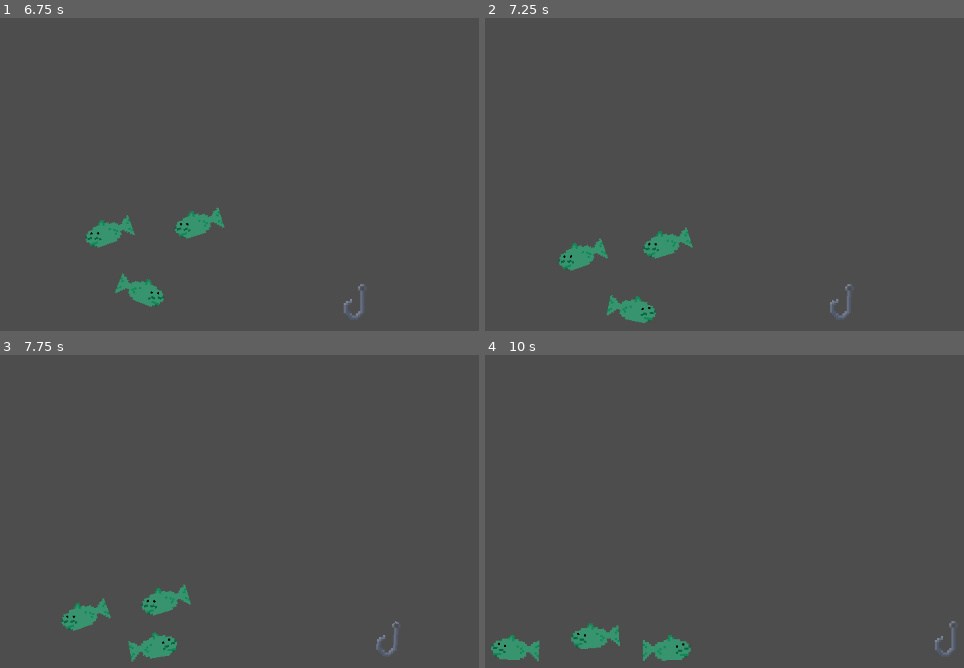
Above: before the commit, frames 1-4 (two rows, left to right).
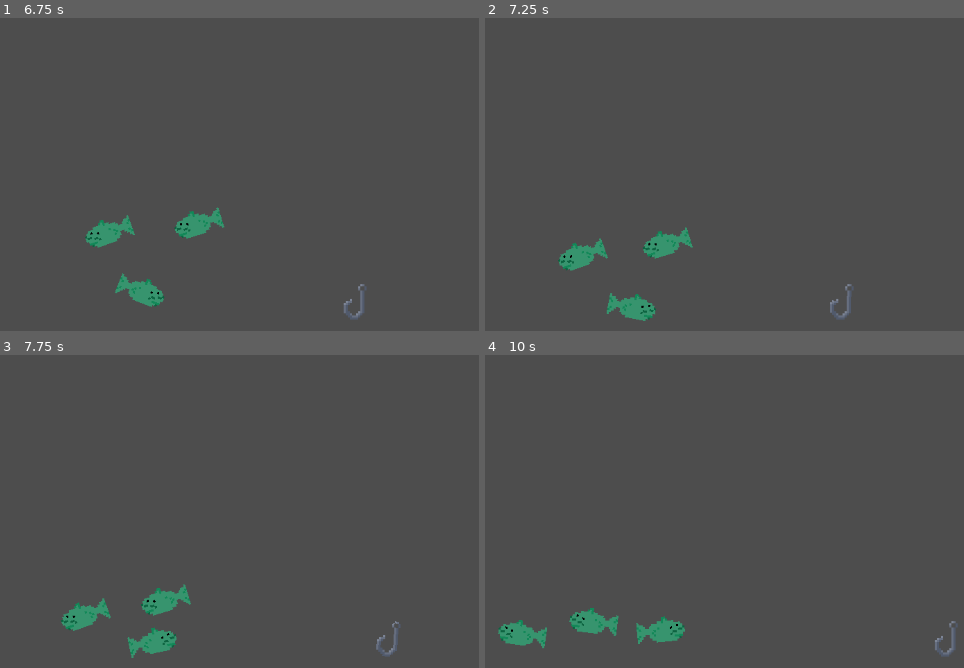
Above: after the commit, the same moments.

Repository: jem557/wizard-fishing
Game: Godot game, scene res://Main.tscn
Two runs of this game, one before a commit and one after it. Both use one fixed random seed, a clock stepped at 60 frames per second and the inputs below.
Inputs:
- Up to frame 1 (6.75 s): hold D (right) 0.53-1.28 s; hold Ctrl (lower) 0.53-1.28 s; hold A (left) 1.28-2.03 s; tap Space (reel) every 1.5 s from 1.35 to 5.85 s; hold Ctrl (lower) 2.03-2.78 s; hold D (right) 2.03-3.53 s; hold Ctrl (lower) 3.53-4.28 s; hold A (left) 3.53-5.78 s; hold Ctrl (lower) 5.03-5.78 s; hold D (right) from 5.78 s (still down); hold Ctrl (lower) from 6.53 s (still down)
- Up to frame 2 (7.25 s): keep holding D (right); keep holding Ctrl (lower)
- Up to frame 3 (7.75 s): keep holding D (right); release Ctrl (lower) at 7.28 s; tap Space (reel) at 7.35 s
- Up to frame 4 (10 s): release D (right) at 8.03 s; hold Ctrl (lower) 8.03-8.78 s; hold A (left) 8.03-9.53 s; tap Space (reel) at 8.85 s; hold D (right) from 9.53 s (still down); hold Ctrl (lower) from 9.53 s (still down)

Frame 1 is identical in both runs. In frame 2, 0.3% of the frame differs, in the area x 25-36%, y 87-98%; in frame 3, 0.4%; in frame 4, 2.9%, in the area x 1-44%, y 80-98%.

Commit message:
adjustments

Diff:
--- a/Main.tscn
+++ b/Main.tscn
@@ -1,6 +1,6 @@
 [gd_scene format=3 uid="uid://cgwamnymj8he8"]
 
-[ext_resource type="PackedScene" uid="uid://d0mmnss6n6gx" path="res://Scenes/Carp.tscn" id="1_uu6xs"]
+[ext_resource type="PackedScene" uid="uid://d0mmnss6n6gx" path="res://Scenes/carp.tscn" id="1_uu6xs"]
 [ext_resource type="PackedScene" uid="uid://b1k4agqlo0icn" path="res://Scenes/Standard_Hook.tscn" id="2_r0du0"]
 
 [sub_resource type="WorldBoundaryShape2D" id="WorldBoundaryShape2D_pq8q7"]
--- /dev/null
+++ b/Resources/AttachPoint.gd
@@ -0,0 +1,6 @@
+class_name AttachPoint
+extends Resource
+
+@export var name: String = ""
+@export var pos : Vector2 = Vector2.ZERO
+@export var color : Color = Color.RED
--- a/Scenes/carp.tscn
+++ b/Scenes/carp.tscn
@@ -3,14 +3,29 @@
 [ext_resource type="Script" uid="uid://bmle53grg1ns0" path="res://Scripts/Components/Movement Component.gd" id="1_p6g6f"]
 [ext_resource type="Texture2D" uid="uid://dj5s5jhm2mbhr" path="res://Sprites/Fish_Test.png" id="2_4ime7"]
 [ext_resource type="Script" uid="uid://vwqptnps22e1" path="res://Scripts/Components/Behavior Component.gd" id="4_b7djs"]
+[ext_resource type="Script" uid="uid://0kchsj3yn6ma" path="res://Scripts/States/Fish States/FishIdle.gd" id="4_h07dj"]
 [ext_resource type="Script" uid="uid://fwxqev8s5ye5" path="res://Scripts/Components/Detection Component.gd" id="5_mwdad"]
 [ext_resource type="Script" uid="uid://4bnomx5htv07" path="res://Scripts/States/Fish States/Fish Wander.gd" id="6_t3lfn"]
 [ext_resource type="Script" uid="uid://db5qeteg1cfmx" path="res://Scripts/Classes/State Machine.gd" id="6_v5qca"]
 [ext_resource type="Script" uid="uid://cfua2gsci1mca" path="res://Scripts/Components/AttachmentComponent.gd" id="7_t3lfn"]
+[ext_resource type="Script" uid="uid://26dtgakl2hiq" path="res://Resources/AttachPoint.gd" id="8_6knf2"]
 
 [sub_resource type="CapsuleShape2D" id="CapsuleShape2D_b7djs"]
 radius = 4.0
 height = 22.0
+
+[sub_resource type="Resource" id="Resource_h07dj"]
+script = ExtResource("8_6knf2")
+name = "left"
+pos = Vector2(-6, 1)
+metadata/_custom_type_script = "uid://26dtgakl2hiq"
+
+[sub_resource type="Resource" id="Resource_axd6t"]
+script = ExtResource("8_6knf2")
+name = "right"
+pos = Vector2(6, 1)
+color = Color(0.4, 0.88235295, 0, 1)
+metadata/_custom_type_script = "uid://26dtgakl2hiq"
 
 [node name="Carp" type="CharacterBody2D" unique_id=105487856]
 z_index = 1
@@ -24,41 +39,47 @@
 rotation = 1.5707964
 shape = SubResource("CapsuleShape2D_b7djs")
 
-[node name="StateMachine" type="Node" parent="." unique_id=920288971 node_paths=PackedStringArray("initial_state", "body", "sprite", "detection_component", "movement_component", "behavior_component")]
+[node name="StateMachine" type="Node" parent="." unique_id=920288971 node_paths=PackedStringArray("initial_state", "body", "sprite", "detection_component", "movement_component", "behavior_component", "attachment_component")]
 script = ExtResource("6_v5qca")
 initial_state = NodePath("FishWander")
 body = NodePath("..")
 sprite = NodePath("../Sprite")
-detection_component = NodePath("../Components/DetectionComponent")
-movement_component = NodePath("../Components/MovementComponent")
-behavior_component = NodePath("../Components/BehaviorComponent")
+detection_component = NodePath("../DetectionComponent")
+movement_component = NodePath("../MovementComponent")
+behavior_component = NodePath("../BehaviorComponent")
+attachment_component = NodePath("../AttachmentComponent")
 metadata/_custom_type_script = "uid://db5qeteg1cfmx"
 
 [node name="FishWander" type="Node" parent="StateMachine" unique_id=492781893]
 script = ExtResource("6_t3lfn")
 metadata/_custom_type_script = "uid://4bnomx5htv07"
 
-[node name="Components" type="Node" parent="." unique_id=2000106243]
+[node name="FishIdle" type="Node" parent="StateMachine" unique_id=478780009]
+script = ExtResource("4_h07dj")
+metadata/_custom_type_script = "uid://0kchsj3yn6ma"
 
-[node name="MovementComponent" type="Node" parent="Components" unique_id=123075426]
+[node name="MovementComponent" type="Node" parent="." unique_id=123075426]
 script = ExtResource("1_p6g6f")
 speed = 25.0
 acceleration = 5.0
 deceleration = 100.0
 metadata/_custom_type_script = "uid://bmle53grg1ns0"
 
-[node name="BehaviorComponent" type="Node" parent="Components" unique_id=479443516]
+[node name="BehaviorComponent" type="Node" parent="." unique_id=479443516]
 script = ExtResource("4_b7djs")
 metadata/_custom_type_script = "uid://vwqptnps22e1"
 
-[node name="DetectionComponent" type="Node2D" parent="Components" unique_id=1736351186]
+[node name="DetectionComponent" type="Node2D" parent="." unique_id=1736351186]
+z_index = 1
 script = ExtResource("5_mwdad")
 has_rays = true
 has_hook_area = true
-mouth_right_pos = Vector2(6, 1)
-mouth_left_pos = Vector2(-6, 1)
 metadata/_custom_type_script = "uid://fwxqev8s5ye5"
 
-[node name="AttachmentComponent" type="Node2D" parent="Components" unique_id=264521357]
+[node name="AttachmentComponent" type="Node2D" parent="." unique_id=264521357]
+z_index = 10
 script = ExtResource("7_t3lfn")
+show_debug = true
+debug_size = 0.2
+attach_points = Array[ExtResource("8_6knf2")]([SubResource("Resource_h07dj"), SubResource("Resource_axd6t")])
 metadata/_custom_type_script = "uid://cfua2gsci1mca"
--- a/Scripts/Classes/State Machine.gd
+++ b/Scripts/Classes/State Machine.gd
@@ -12,6 +12,7 @@
 @export var movement_component : MovementComponent
 @export var behavior_component : BehaviorComponent
 @export var input_component : InputComponent
+@export var attachment_component : AttachmentComponent
 
 var current_state : State
 
@@ -36,6 +37,7 @@
 		current_state.Physics_Update(delta)
 
 func on_child_transition(state, new_state_name):
+	print(state, new_state_name)
 	if state != current_state:
 		return
 
@@ -55,4 +57,12 @@
 			movement_component.body = body
 			movement_component.sprite = sprite
 		if behavior_component:
+			behavior_component.rays = detection_component.rays
+			behavior_component.areas = detection_component.areas
 			behavior_component.body = body
+		if attachment_component:
+			attachment_component.body = body
+			if detection_component:
+				attachment_component._gen_AP()
+				detection_component.AP = attachment_component.get_children()
+				detection_component.initialize()
--- a/Scripts/Classes/State.gd
+++ b/Scripts/Classes/State.gd
@@ -3,7 +3,7 @@
 
 signal Transitioned
 
-func Enter(_Body):
+func Enter(Parent : StateMachine):
 	pass
 
 func Exit():
--- a/Scripts/Components/AttachmentComponent.gd
+++ b/Scripts/Components/AttachmentComponent.gd
@@ -3,23 +3,27 @@
 extends Node2D
 
 @export_group("Attachment Point Parameters")
-@export var attach_point : Array [Vector2]
+@export var show_debug : bool
+@export var debug_size : float = 1.0
+@export var attach_points : Array[AttachPoint]
 
 var body
 
-func _process(delta: float) -> void:
+func _process(_delta: float) -> void:
 	if Engine.is_editor_hint():
 		queue_redraw()
 
 func _gen_AP():
-	for i in attach_point:
+	for i in attach_points:
 		var AP = Node2D.new()
-		AP.position = i
 		add_child(AP)
+		AP.position = i.pos
+		AP.name = i.name
 
-func _attach(body, AP):
+func _attach(AP):
 	pass
 
 func _draw() -> void:
-	for i in attach_point:
-		draw_circle(i, 1, Color(0.0, 0.0, 0.902, 1.0))
+	if show_debug and Engine.is_editor_hint():
+		for i in attach_points:
+			draw_circle(i.pos, debug_size, i.color)
--- a/Scripts/Components/Behavior Component.gd
+++ b/Scripts/Components/Behavior Component.gd
@@ -1,32 +1,25 @@
 class_name BehaviorComponent
 extends Node
-
-@export_range(0, 10) var fear : int = 5
-@export var predator : bool
 
 var body
 var move_dir : Vector2 = Vector2.ZERO
 var moving : bool = false
 var hooked : bool = false
-var dtcomp_rays : Array
+var rays : Array
+var areas : Array
 
-func _roam(detection_component: DetectionComponent) -> void:
-	if dtcomp_rays.is_empty():
-		for child in detection_component.get_children():
-			if child is RayCast2D:
-				dtcomp_rays.append(child)
+func _roam() -> void:
 	moving = body.velocity != Vector2.ZERO
 	var avoid : Vector2 = Vector2.ZERO
-	for ray : RayCast2D in dtcomp_rays:
+	for ray : RayCast2D in rays:
 		if ray.is_colliding():
 			avoid += ray.get_collision_normal()
 	if avoid != Vector2.ZERO:
 		var spread := randf_range(-PI / 4, PI / 4)
 		move_dir = avoid.normalized().rotated(spread)
-	else:
-		if not moving:
-			var angle = randf_range(0, TAU)
-			move_dir = Vector2(cos(angle), sin(angle))
+	elif not moving:
+		var angle = randf_range(0, TAU)
+		move_dir = Vector2(cos(angle), sin(angle))
 
 func _findpack()->void:
 	pass
--- a/Scripts/Components/Detection Component.gd
+++ b/Scripts/Components/Detection Component.gd
@@ -4,15 +4,7 @@
 
 @export var has_rays : bool
 @export var has_hook_area : bool
-
-@export_group("Mouth Variables & Debug")
 @export var hook_area_size : float = 3 : set = _set_hook_area_size
-@export_subgroup("Right")
-@export var mouth_right_pos : Vector2
-@export var right_debug_color : Color = Color(0.0, 0.716, 0.0, 1.0)
-@export_subgroup("Left")
-@export var mouth_left_pos : Vector2
-@export var left_debug_color : Color = Color(0.76, 0.561, 0.906, 1.0)
 
 @export_group("Ray Sizes")
 @export var ray_length_up : float = 15 : set = _set_ray_up
@@ -20,19 +12,19 @@
 @export var ray_length_left : float = 20 : set = _set_ray_left
 @export var ray_length_right : float = 20 : set = _set_ray_right
 
-func _process(_delta: float) -> void:
-	queue_redraw()
+var AP : Array
+var areas : Array
+var rays : Array
 
 func _ready() -> void:
+	if Engine.is_editor_hint():
+		initialize()
+
+func initialize():
 	if has_rays:
 		_rebuild_rays()
 	if has_hook_area:
-		_rebuild_Hook_areas(mouth_right_pos, mouth_left_pos)
-
-func _draw()->void:
-	if Engine.is_editor_hint():
-		draw_circle(mouth_left_pos, .5, left_debug_color, true)
-		draw_circle(mouth_right_pos, .5, right_debug_color, true)
+		_rebuild_Hook_areas(AP)
 
 #region Ray Functions
 
@@ -58,6 +50,7 @@
 	for child in get_children():
 		if child is RayCast2D:
 			child.queue_free()
+			rays.clear()
 	_add_ray(Vector2.RIGHT, ray_length_right, "ray_right")
 	_add_ray(Vector2.LEFT, ray_length_left, "ray_left")
 	_add_ray(Vector2.UP, ray_length_up, "ray_up")
@@ -68,6 +61,7 @@
 	ray.target_position = direction * length
 	ray.name = ray_name
 	add_child(ray)
+	rays.append(ray)
 
 #endregion
 
@@ -76,44 +70,42 @@
 func _set_hook_area_size(val : float) -> void:
 	hook_area_size = val
 	if Engine.is_editor_hint():
-		_rebuild_Hook_areas(mouth_right_pos, mouth_left_pos)
+		_rebuild_Hook_areas(AP)
 
 func _create_hook_shape() -> CircleShape2D:
 	var circle = CircleShape2D.new()
 	circle.radius = hook_area_size
 	return circle
 
-func _rebuild_Hook_areas(right : Vector2, left : Vector2):
+func _rebuild_Hook_areas(Attach_point : Array):
 	for child in get_children():
 		if child is Area2D and child.is_in_group("hook_area"):
 			child.queue_free()
-	_add_hook_area(right, "hook_right")
-	_add_hook_area(left, "hook_left")
+			areas.clear()
+	for i in Attach_point:
+		_add_hook_area(i.position, "area_" + i.name)
 
 func _add_hook_area(location : Vector2, area_name : String):
 	var area := Area2D.new()
 	var collisionshape := CollisionShape2D.new()
 	var circle = _create_hook_shape()
+	add_child(area)
+	areas.append(area)
 	area.name = area_name
 	area.position = location
 	collisionshape.shape = circle
-	add_child(area)
 	area.add_child(collisionshape)
 	area.add_to_group("hook_area")
 
 func _toggle_hook_area(area_name : String, enable: bool):
-	var detectors = get_children()
-	var areas : Array
-	for detector in detectors:
-		if detector is Area2D:
-			areas.append(detector)
-	for i : Area2D in areas:
-		if i.name == area_name:
-			i.monitoring = enable
-			var col : CollisionShape2D = i.get_child(0)
-			if i.monitoring:
-				col.debug_color = Color(0.002, 8.753, 11.287, 0.533)
-			else:
-				col.debug_color = Color(15.089, 0.0, 0.0, 0.38)
+	if areas:
+		for i : Area2D in areas:
+			if i.name == area_name:
+				i.monitoring = enable
+				var col : CollisionShape2D = i.get_child(0)
+				if i.monitoring:
+					col.debug_color = Color(0.002, 8.753, 11.287, 0.533)
+				else:
+					col.debug_color = Color(15.089, 0.0, 0.0, 0.38)
 
 #endregion
--- a/Scripts/Components/Movement Component.gd
+++ b/Scripts/Components/Movement Component.gd
@@ -39,9 +39,9 @@
 func _flip(dtcomp : DetectionComponent) -> void:
 	if body.velocity.x > 0:
 		sprite.flip_h = false
-		dtcomp._toggle_hook_area("hook_left", false)
-		dtcomp._toggle_hook_area("hook_right", true)
+		dtcomp._toggle_hook_area("area_left", false)
+		dtcomp._toggle_hook_area("area_right", true)
 	elif body.velocity.x < 0:
 		sprite.flip_h = true
-		dtcomp._toggle_hook_area("hook_left", true)
-		dtcomp._toggle_hook_area("hook_right", false)
+		dtcomp._toggle_hook_area("area_left", true)
+		dtcomp._toggle_hook_area("area_right", false)
--- a/Scripts/States/Fish States/Fish Wander.gd
+++ b/Scripts/States/Fish States/Fish Wander.gd
@@ -4,15 +4,17 @@
 var movement : MovementComponent
 var detection : DetectionComponent
 var behavior : BehaviorComponent
+var body : CharacterBody2D
 
 func Enter(Parent : StateMachine):
 	movement = Parent.movement_component
 	detection = Parent.detection_component
 	behavior = Parent.behavior_component
+	body = Parent.body
 
 func Physics_Update(_delta: float):
 	movement.move_dir = behavior.move_dir
-	behavior._roam(detection)
+	behavior._roam()
 	movement._flip(detection)
 	movement.move(_delta)
 	movement._rotateY(_delta)
--- /dev/null
+++ b/Scripts/States/Fish States/FishIdle.gd
@@ -0,0 +1,9 @@
+extends State
+class_name FishIdle
+
+var movement : MovementComponent
+
+
+func Enter(Parent : StateMachine):
+	movement = Parent.movement_component
+	Transitioned.emit(self, "FishWander")
--- a/project.godot
+++ b/project.godot
@@ -17,6 +17,7 @@
 [file_customization]
 
 folder_colors={
+"res://Resources/": "pink",
 "res://Scenes/": "red",
 "res://Scripts/": "orange",
 "res://Scripts/Classes/": "yellow",
Not shown, added: Resources/AttachPoint.gd.uid
Not shown, added: Scripts/States/Fish States/FishIdle.gd.uid
